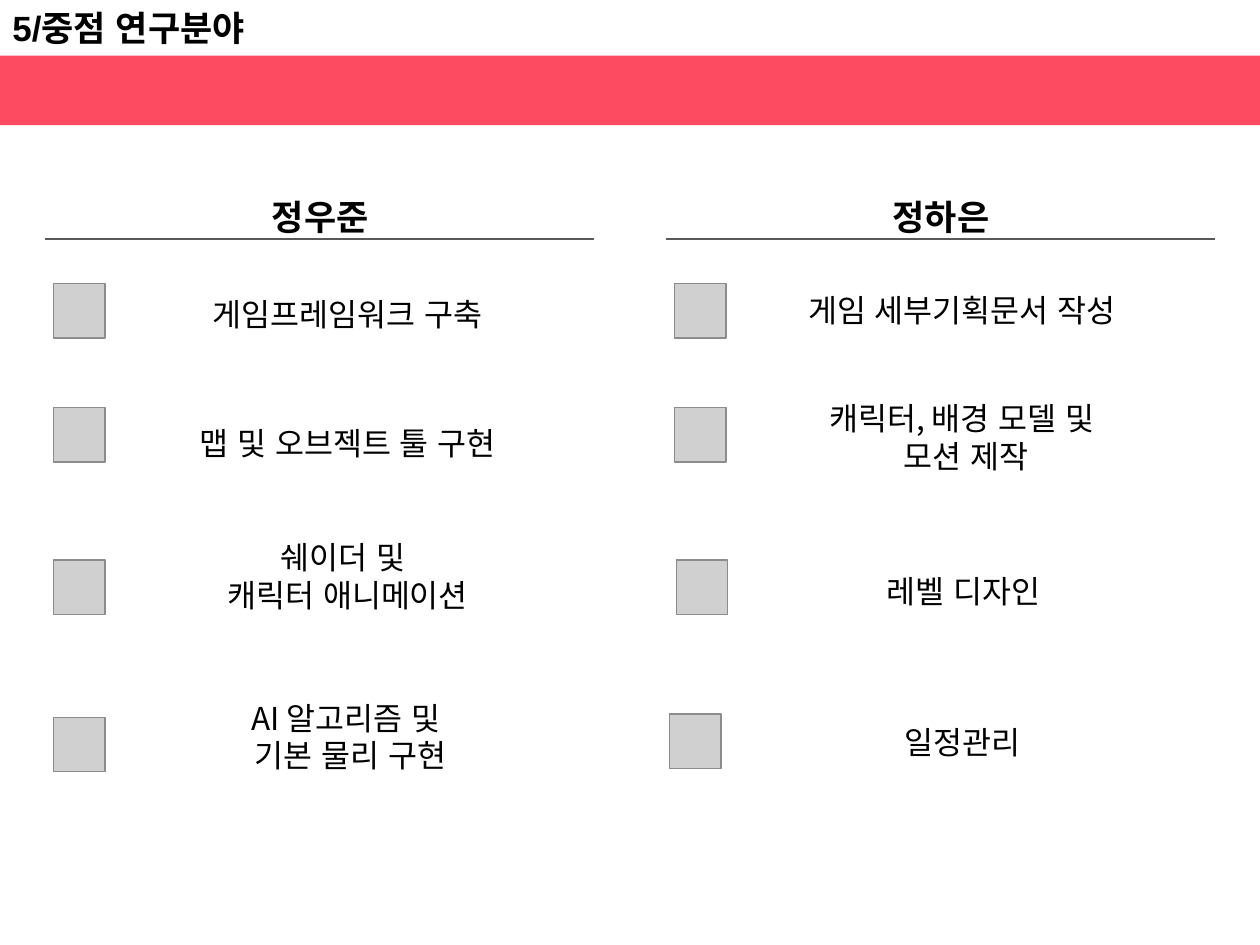
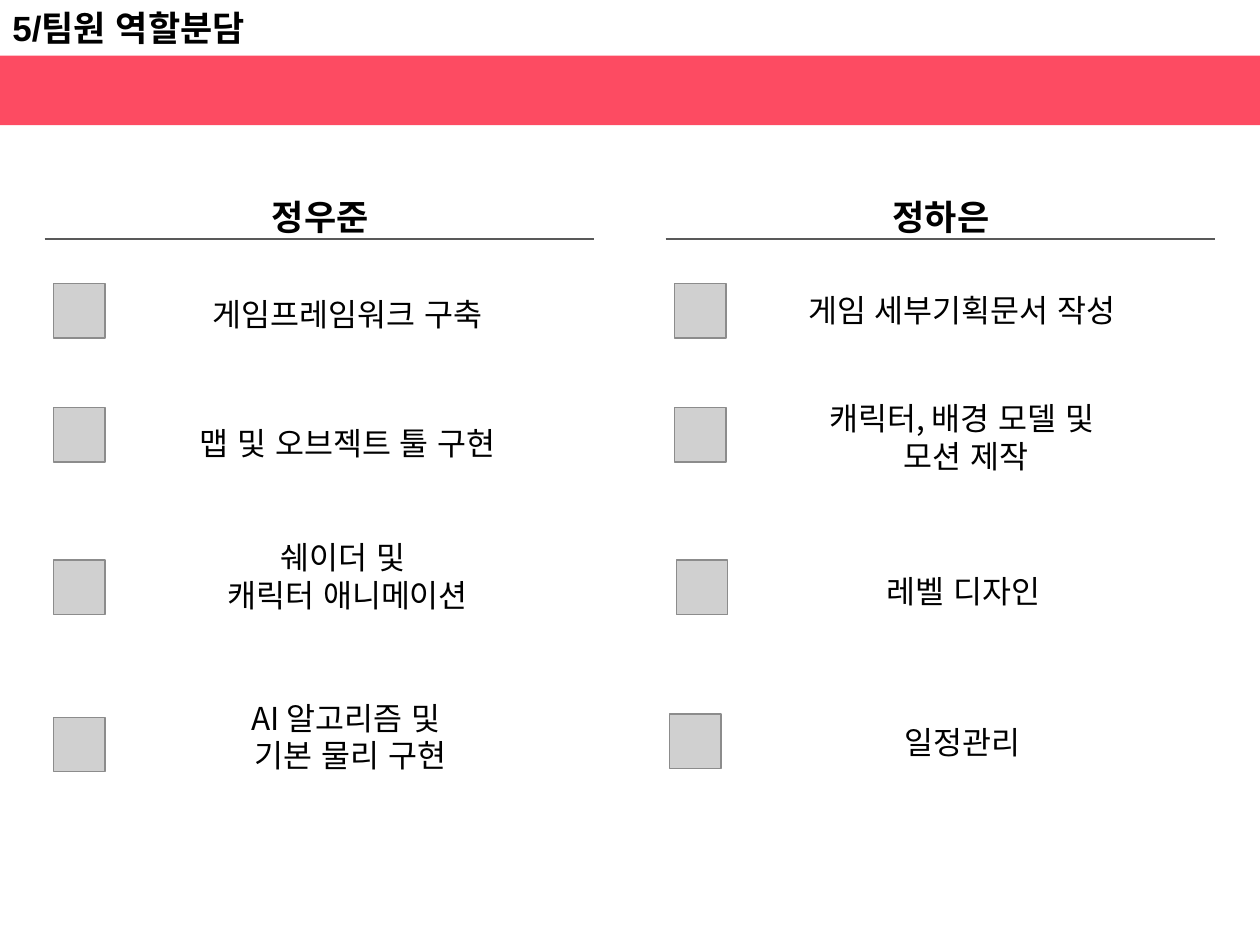
Before and after one commit to haeunjung/Team_Project, a slide deck: slide 12 of 기획문서/게임 제안서.pptx (slide 18 before the commit). Drawn at 1260x945 pixels with LibreOffice and Linux fonts; fonts in the diff are those of the drawing; grey boxes stand for pictures. Boxes give left, top, right and bottom in pixels: in the first picture for what was removed or moved away, otherwise in the second. Text is boxed around its words. In the diff, an @@ line names an element or a change of style, - is before the commit and + after.

Commit message:
12.06
게임방법 및 소개와 특성 수정, 연구목적, 타 게임과의 차별성 추가

```diff
--- a/기획문서/게임 제안서.pptx
+++ b/기획문서/게임 제안서.pptx
@@ text at box(12, 11, 245, 44): text changed @@
-5/중점 연구분야
+5/팀원 역할분담
```
Also in this commit, not shown: 5 other slides changed, 4 slides added, 2 slides removed.
